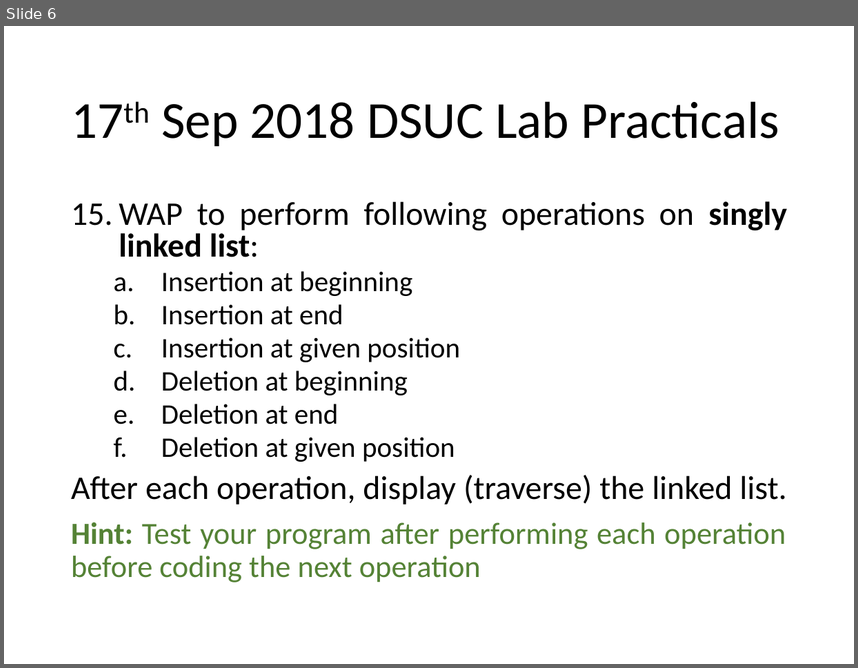
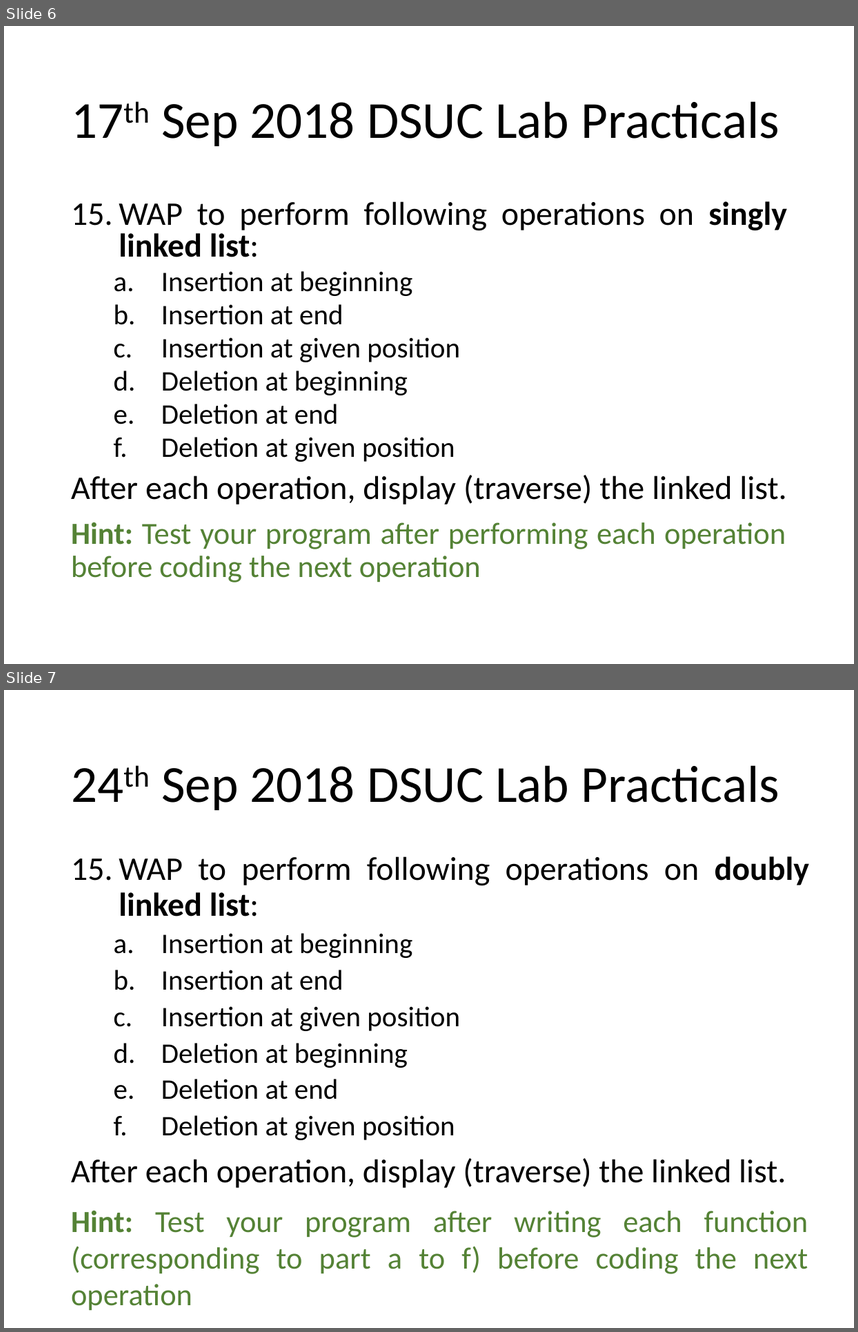
Before and after one commit to anubhavpatrick/Data-Structures-Using-C-Lab, a slide deck: lab practicals.pptx. Shown one above the other, each under a label of ours: slide 6 before the commit, slides 6 and 7 after it. The pictures are 858x668 and 858x1332 pixels, drawn with LibreOffice and Linux fonts; fonts in the diff are those of the drawing. Boxes give left, top, right and bottom in pixels: in the first picture for what was removed or moved away, otherwise in the second. Text is boxed around its words. In the diff, an @@ line names an element or a change of style, - is before the commit and + after.

Commit message:
Updating practical list

```diff
--- a/lab practicals.pptx
+++ b/lab practicals.pptx
@@ slide 7 added at [4, 690, 854, 1328], background #FFFFFF @@
@@ title added at [161, 765, 780, 810], 44 pt, text #000000 @@
+24th Sep 2018 DSUC Lab Practicals
@@ text added at [71, 856, 809, 1310], 24 pt, text #000000 @@
+15. WAP to perform following operations on doubly linked list:
+  a. Insertion at beginning
+  b. Insertion at end
+  c. Insertion at given position
+  d. Deletion at beginning
+  e. Deletion at end
+  f. Deletion at given position
+After each operation, display (traverse) the linked list.
+Hint: Test your program after writing each function (corresponding to part a to f) before coding the next operation
```
Also in this commit, not shown: 1 other file.
